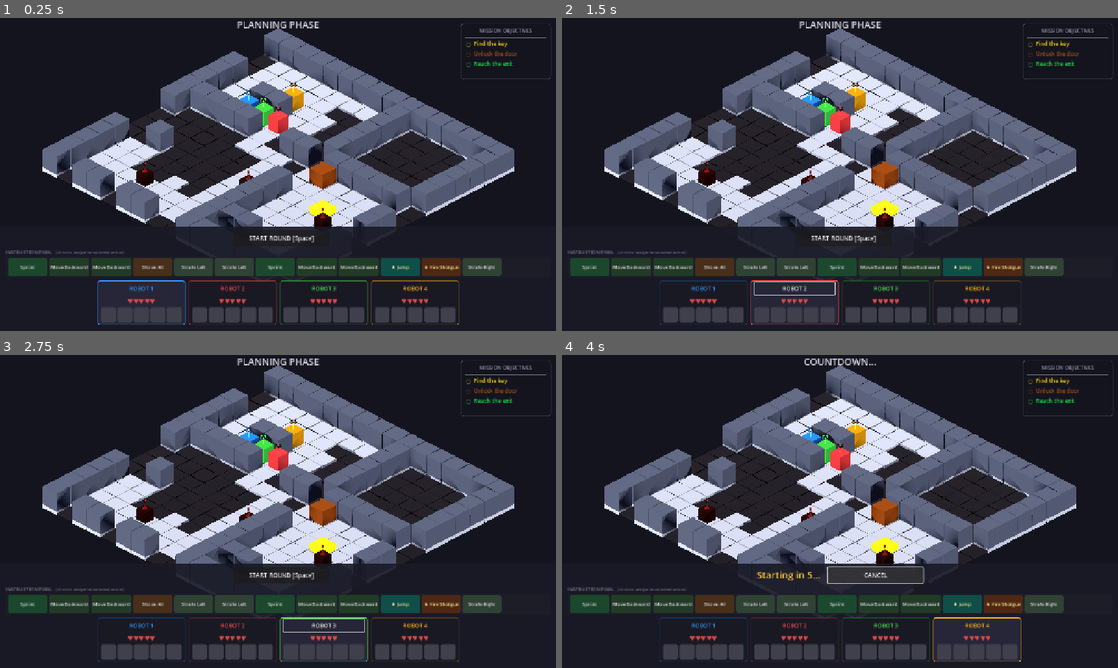
Above: before the commit, frames 1-4 (two rows, left to right).
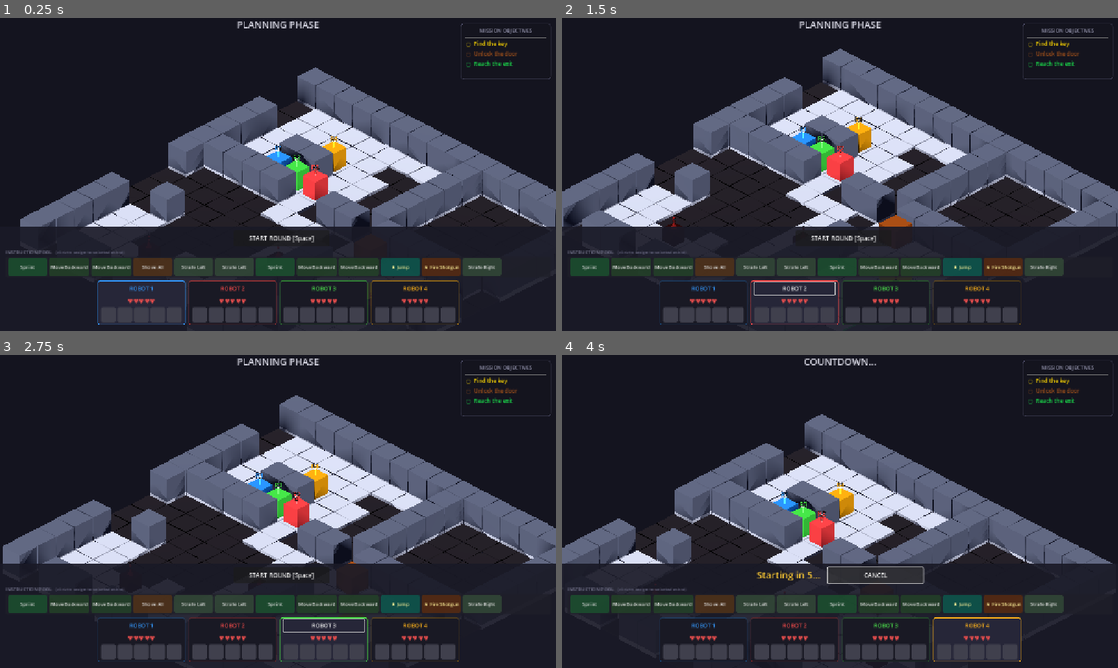
Above: after the commit, the same moments.

Repository: afaucher/goto
Game: Godot game, scene res://scenes/main.tscn
Same seed, same stepped clock (60 frames per second), same inputs: the game is played once before the commit and once after it.
Inputs:
- Up to frame 1 (0.25 s): no input
- Up to frame 2 (1.5 s): click "ROBOT 1" at 0.5 s; click "ROBOT 2" at 1.25 s
- Up to frame 3 (2.75 s): click "ROBOT 3" at 2 s
- Up to frame 4 (4 s): click "ROBOT 4" at 2.75 s; click "START ROUND [Space]" at 3.5 s

The runs differ from the first frame. In frame 1, 28% of the frame differs, in the area x 3-100%, y 3-67%; in frame 2, 31%, in the area x 0-100%, y 3-67%; in frame 3, 29%; in frame 4, 31%.

Commit message:
Camera follows selected robot, left-click orbit
- Camera snaps to selected robot when clicking robot panel header
- Smoothly follows selected robot during execution
- Left-click drag to orbit camera around robot (replaces right-click)
- Scroll wheel zoom still works
- HUD emits selected_robot_changed signal for camera integration

Diff:
--- a/scripts/camera_controller.gd
+++ b/scripts/camera_controller.gd
@@ -1,10 +1,10 @@
 ## Isometric camera controller.
-## Attach to a Camera3D node.
+## Orbits around a target position (selected robot).
+## Left-click drag rotates, scroll zooms.
 extends Camera3D
 
-@export var rotate_speed: float = 0.005
+@export var rotate_speed: float = 0.008
 @export var zoom_speed: float = 1.0
-@export var pan_speed: float = 0.02
 @export var min_zoom: float = 5.0
 @export var max_zoom: float = 30.0
 
@@ -12,71 +12,65 @@
 var _pivot: Vector3 = Vector3.ZERO
 ## Current orbit angle in radians
 var _orbit_angle: float = PI / 4.0
-## Current zoom distance
-var _zoom_distance: float = 15.0
-## Camera pitch (fixed for isometric)
-var _pitch: float = -0.6  # ~35 degrees down
+## Current zoom distance (orthographic size)
+var _zoom: float = 12.0
+## Camera elevation angle
+var _elevation: float = 0.6  # ~35 degrees down
 
-var _is_rotating: bool = false
-var _is_panning: bool = false
+var _is_dragging: bool = false
+var _drag_start: Vector2 = Vector2.ZERO
 
 
 func _ready() -> void:
 	projection = Camera3D.PROJECTION_ORTHOGONAL
-	size = _zoom_distance
+	size = _zoom
 	_update_transform()
 
 
-## Use _input instead of _unhandled_input so UI doesn't eat mouse events
-func _input(event: InputEvent) -> void:
+func _unhandled_input(event: InputEvent) -> void:
+	# Left-click drag to rotate
 	if event is InputEventMouseButton:
 		var mb: InputEventMouseButton = event as InputEventMouseButton
-		if mb.button_index == MOUSE_BUTTON_RIGHT:
-			_is_rotating = mb.pressed
+		if mb.button_index == MOUSE_BUTTON_LEFT:
 			if mb.pressed:
-				get_viewport().set_input_as_handled()
-		elif mb.button_index == MOUSE_BUTTON_MIDDLE:
-			_is_panning = mb.pressed
-			if mb.pressed:
-				get_viewport().set_input_as_handled()
+				_is_dragging = true
+				_drag_start = mb.position
+			else:
+				_is_dragging = false
 		elif mb.button_index == MOUSE_BUTTON_WHEEL_UP:
-			_zoom_distance = maxf(min_zoom, _zoom_distance - zoom_speed)
-			size = _zoom_distance
+			_zoom = maxf(min_zoom, _zoom - zoom_speed)
+			size = _zoom
 			_update_transform()
-			get_viewport().set_input_as_handled()
 		elif mb.button_index == MOUSE_BUTTON_WHEEL_DOWN:
-			_zoom_distance = minf(max_zoom, _zoom_distance + zoom_speed)
-			size = _zoom_distance
+			_zoom = minf(max_zoom, _zoom + zoom_speed)
+			size = _zoom
 			_update_transform()
-			get_viewport().set_input_as_handled()
 
 	elif event is InputEventMouseMotion:
 		var mm: InputEventMouseMotion = event as InputEventMouseMotion
-		if _is_rotating:
+		if _is_dragging:
 			_orbit_angle += mm.relative.x * rotate_speed
 			_update_transform()
-			get_viewport().set_input_as_handled()
-		elif _is_panning:
-			# Pan along the ground plane
-			var right: Vector3 = global_transform.basis.x
-			var forward: Vector3 = Vector3(-sin(_orbit_angle), 0, -cos(_orbit_angle))
-			_pivot += right * mm.relative.x * pan_speed * (_zoom_distance / 15.0)
-			_pivot += forward * mm.relative.y * pan_speed * (_zoom_distance / 15.0)
-			_update_transform()
-			get_viewport().set_input_as_handled()
 
 
 func _update_transform() -> void:
+	var cam_dist: float = 20.0  # Doesn't matter much for ortho, just needs to be far enough
 	var offset := Vector3(
-		sin(_orbit_angle) * _zoom_distance,
-		-_pitch * _zoom_distance,
-		cos(_orbit_angle) * _zoom_distance
+		sin(_orbit_angle) * cam_dist,
+		_elevation * cam_dist,
+		cos(_orbit_angle) * cam_dist
 	)
 	global_position = _pivot + offset
 	look_at(_pivot, Vector3.UP)
 
 
-## Center the camera on a grid position.
+## Snap camera to focus on a world position (e.g. selected robot).
 func center_on(world_pos: Vector3) -> void:
 	_pivot = world_pos
 	_update_transform()
+
+
+## Smoothly move pivot toward a target position.
+func follow_target(world_pos: Vector3, delta: float) -> void:
+	_pivot = _pivot.lerp(world_pos, delta * 5.0)
+	_update_transform()
--- a/scripts/hud.gd
+++ b/scripts/hud.gd
@@ -1,6 +1,8 @@
 ## HUD controller for GOTO.
 ## Manages the bottom-bar with robot panels, instruction pool, and turn progress.
 extends CanvasLayer
+
+signal selected_robot_changed(robot_id: int)
 
 # References set by main scene
 var _game_manager: Node  # GameManager autoload
@@ -520,9 +522,8 @@
 
 func _on_robot_header_pressed(robot_id: int) -> void:
 	_selected_robot = robot_id
-	# Rebuild to update selection highlight
-	# Quick visual update: just update border colors
 	_update_selection_visuals()
+	selected_robot_changed.emit(robot_id)
 
 
 func _update_selection_visuals() -> void:
--- a/scripts/main.gd
+++ b/scripts/main.gd
@@ -7,6 +7,8 @@
 var _hud: CanvasLayer
 var _fog: Node3D
 var _light: DirectionalLight3D
+
+var _selected_robot_id: int = 0
 
 
 func _ready() -> void:
@@ -36,6 +38,9 @@
 	_hud.name = "HUD"
 	_hud.set_script(load("res://scripts/hud.gd"))
 	add_child(_hud)
+
+	# Connect HUD signals
+	_hud.selected_robot_changed.connect(_on_robot_selected)
 
 	# Initialize game
 	_initialize_game()
@@ -74,14 +79,29 @@
 	_fog.update_visibility()
 	_fog.apply_visibility(_level_renderer, GameManager.enemies)
 
-	# Center camera on level
-	var center_x: float = GameManager.level.width * 0.5
-	var center_z: float = GameManager.level.height * 0.5
-	_camera.center_on(Vector3(center_x, 0, center_z))
+	# Center camera on first robot
+	if not GameManager.robots.is_empty():
+		var robot: Robot = GameManager.robots[0]
+		_camera.center_on(_level_renderer.grid_to_world(robot.grid_pos))
 
 
-func _process(_delta: float) -> void:
-	# Update fog of war each frame (or could be per-turn)
+func _on_robot_selected(robot_id: int) -> void:
+	_selected_robot_id = robot_id
+	# Snap camera to selected robot
+	if robot_id < GameManager.robots.size():
+		var robot: Robot = GameManager.robots[robot_id]
+		if robot.is_alive:
+			_camera.center_on(_level_renderer.grid_to_world(robot.grid_pos))
+
+
+func _process(delta: float) -> void:
+	# Camera follows selected robot smoothly
+	if _selected_robot_id < GameManager.robots.size():
+		var robot: Robot = GameManager.robots[_selected_robot_id]
+		if robot.is_alive:
+			_camera.follow_target(_level_renderer.grid_to_world(robot.grid_pos), delta)
+
+	# Update fog of war during execution
 	if GameManager.current_state == GameManager.GameState.EXECUTING:
 		_fog.update_visibility()
 		_fog.apply_visibility(_level_renderer, GameManager.enemies)
